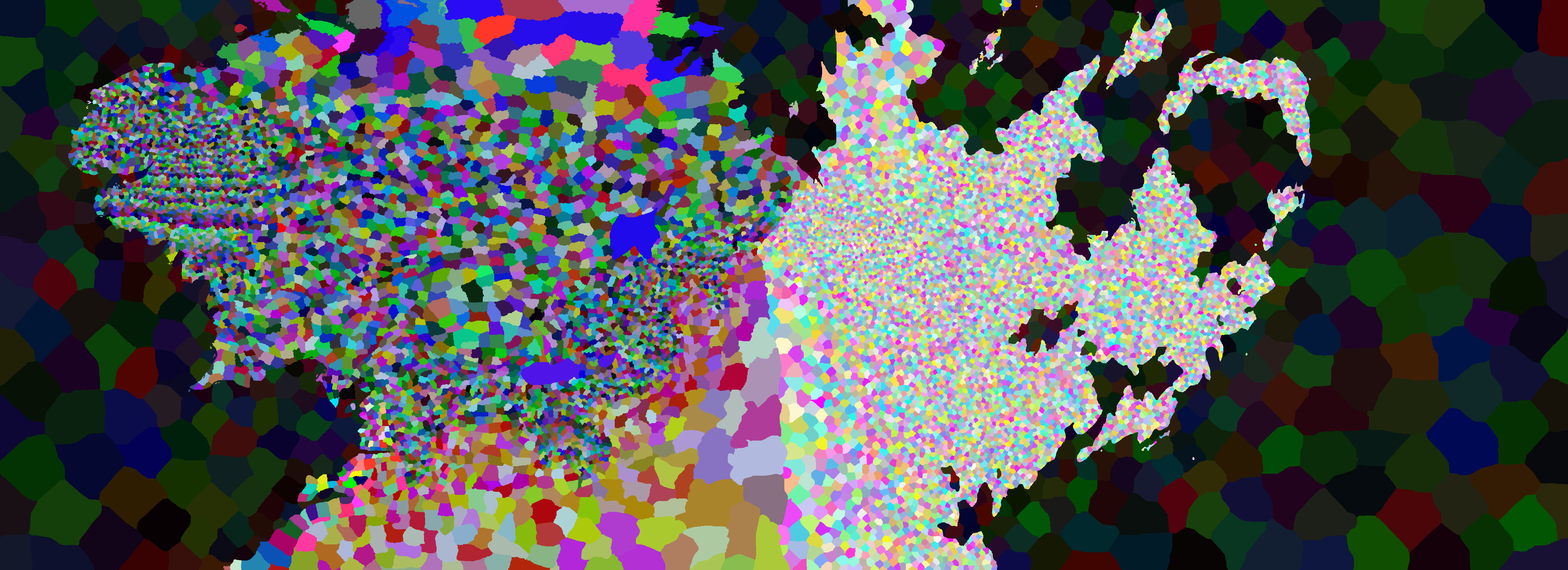
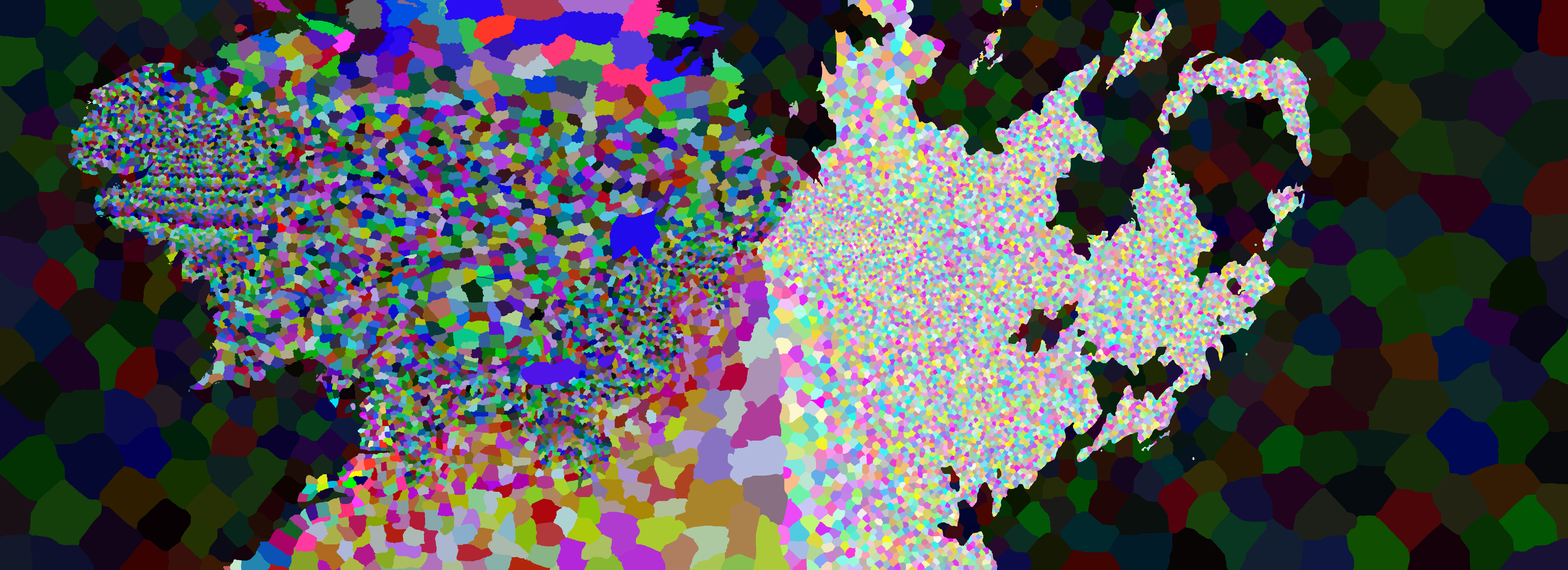
Before/after of a 1568 × 570 layered artwork. What changed in the layer stack:
painted on "provinces.bmp" over [476, 276, 500, 281]
